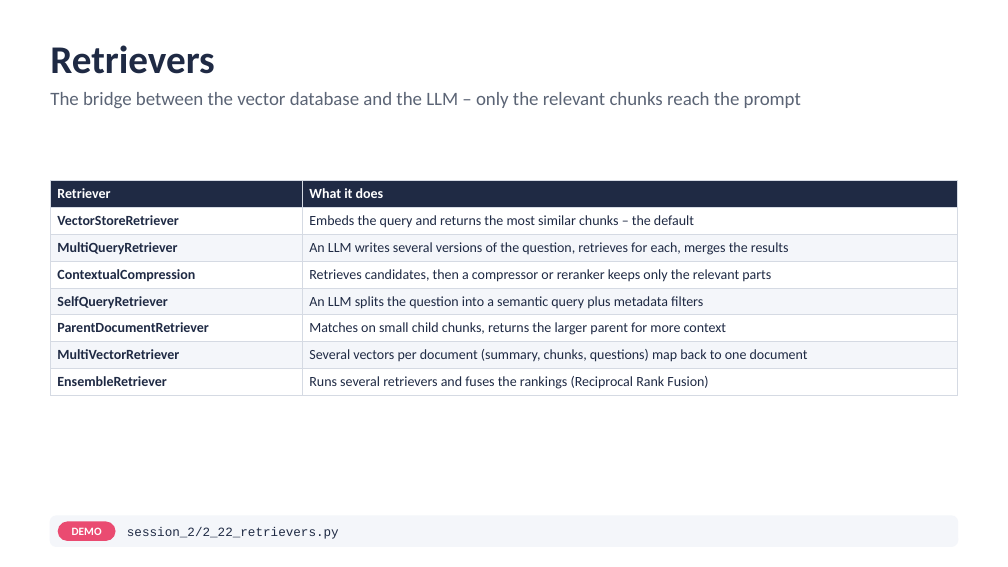
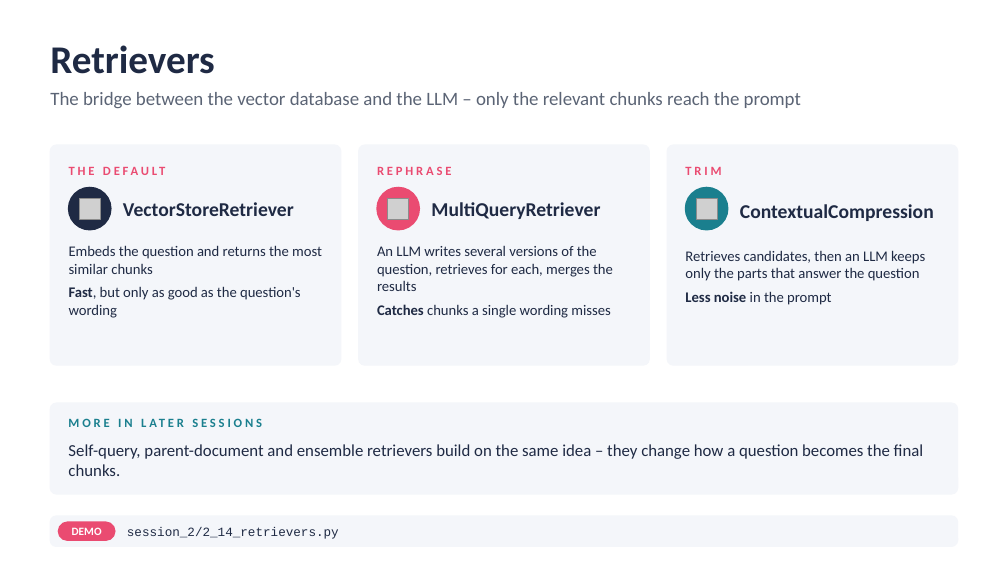
Before and after one commit to atulkahatecdac/agenticai, a slide deck: slide 46 of 16_PGP-Agentic/PGP_Agentic_AI.pptx (slide 51 before the commit). Drawn at 1008x567 pixels with LibreOffice and Linux fonts; fonts in the diff are those of the drawing; grey boxes stand for pictures. Boxes give left, top, right and bottom in pixels: in the first picture for what was removed or moved away, otherwise in the second. Text is boxed around its words. In the diff, an @@ line names an element or a change of style, - is before the commit and + after.

```diff
--- a/16_PGP-Agentic/PGP_Agentic_AI.pptx
+++ b/16_PGP-Agentic/PGP_Agentic_AI.pptx
@@ rounded rectangle added at box(50, 145, 341, 365), fill #F4F6FA, outline #F4F6FA 1 pt @@
@@ rounded rectangle added at box(359, 145, 649, 365), fill #F4F6FA, outline #F4F6FA 1 pt @@
@@ rounded rectangle added at box(667, 145, 958, 365), fill #F4F6FA, outline #F4F6FA 1 pt @@
@@ text added at box(69, 163, 323, 183), 9 pt, text #EA4B71, bold @@
+THE DEFAULT
@@ text added at box(377, 167, 451, 175), 9 pt, text #EA4B71, bold @@
+REPHRASE
@@ text added at box(685, 167, 721, 175), 9 pt, text #EA4B71, bold @@
+TRIM
@@ table removed at box(50, 180, 958, 393), 8 rows, 2 columns @@
-Retriever | What it does
-VectorStoreRetriever | Embeds the query and returns the most similar chunks – the default
-MultiQueryRetriever | An LLM writes several versions of the question, retrieves for each, merges the results
-ContextualCompression | Retrieves candidates, then a compressor or reranker keeps only the relevant parts
-SelfQueryRetriever | An LLM splits the question into a semantic query plus metadata filters
-ParentDocumentRetriever | Matches on small child chunks, returns the larger parent for more context
-MultiVectorRetriever | Several vectors per document (summary, chunks, questions) map back to one document
-EnsembleRetriever | Runs several retrievers and fuses the rankings (Reciprocal Rank Fusion)
@@ ellipse added at box(69, 187, 111, 230), fill #1F2A44, outline #1F2A44 1 pt @@
@@ picture added at box(80, 198, 101, 219) @@
@@ text added at box(123, 202, 294, 216), 14 pt, text #1F2A44, bold @@
+VectorStoreRetriever
@@ ellipse added at box(377, 187, 419, 230), fill #EA4B71, outline #EA4B71 1 pt @@
@@ picture added at box(388, 198, 409, 219) @@
@@ text added at box(431, 202, 600, 219), 14 pt, text #1F2A44, bold @@
+MultiQueryRetriever
@@ ellipse added at box(685, 187, 728, 230), fill #1A7F8E, outline #1A7F8E 1 pt @@
@@ picture added at box(697, 198, 718, 219) @@
@@ text added at box(740, 204, 934, 221), 14 pt, text #1F2A44, bold @@
+ContextualCompression
@@ text added at box(69, 245, 322, 318), 10.5 pt, text #1F2A44 @@
+Embeds the question and returns the most similar chunks
+Fast, but only as good as the question's wording
@@ text added at box(377, 246, 613, 318), 10.5 pt, text #1F2A44 @@
+An LLM writes several versions of the question, retrieves for each, merges the results
+Catches chunks a single wording misses
@@ text added at box(685, 250, 925, 305), 10.5 pt, text #1F2A44 @@
+Retrieves candidates, then an LLM keeps only the parts that answer the question
+Less noise in the prompt
@@ rounded rectangle added at box(50, 403, 958, 494), fill #F4F6FA, outline #F4F6FA 1 pt @@
@@ text added at box(69, 415, 939, 435), 9 pt, text #1A7F8E, bold @@
+MORE IN LATER SESSIONS
@@ text added at box(68, 444, 924, 476), 12 pt, text #1F2A44 @@
+Self-query, parent-document and ensemble retrievers build on the same idea – they change how a question becomes the final chunks.
@@ text at box(127, 527, 339, 539): text changed @@
-session_2/2_22_retrievers.py
+session_2/2_14_retrievers.py
```
Also in this commit, not shown: 15 other slides changed, 2 slides added, 7 slides removed, 27 other files.
